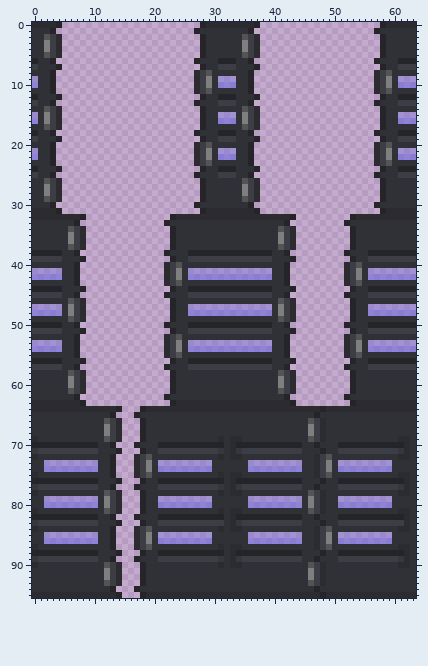
Two versions of one sprite sheet, Resources/Textures/TS/Structures/Doors/Glass/marine-platoon-commander-mech.rsi/closing.png. Above is the file before it was changed.
The file is 64x96 pixels.
Once edited:
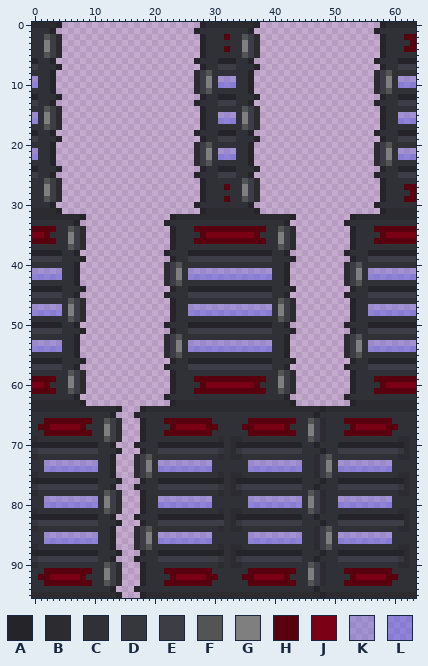
Palette (. is transparent): A #242429  B #2b2b30  C #303037  D #36363d  E #3d3d46  F #545454  G #7f7f7f  H #59000f  J #7a0015  K #6868de5b  L #6868de96
The exact change:
y 2: x 32 C -> H; x 62..63 CC -> HH
y 3: x 63 C -> H
y 4: x 32 C -> H; x 62..63 CC -> HH
y 27: x 32 C -> H; x 62..63 CC -> HH
y 28: x 63 C -> H
y 29: x 32 C -> H; x 62..63 CC -> HH
y 34: x 0..3 CCCC -> HHHH; x 27..38 CCCCCCCCCCCC -> HHHHHHHHHHHH; x 57..63 CCCCCCC -> HHHHHHH
y 35: x 0..2 CCC -> JJH; x 28..37 CCCCCCCCCC -> HJJJJJJJJH; x 58..63 CCCCCC -> HJJJJJ
y 36: x 0..3 CCCC -> HHHH; x 27..38 CCCCCCCCCCCC -> HHHHHHHHHHHH; x 57..63 CCCCCCC -> HHHHHHH
y 59: x 0..3 CCCC -> HHHH; x 27..38 CCCCCCCCCCCC -> HHHHHHHHHHHH; x 57..63 CCCCCCC -> HHHHHHH
y 60: x 0..2 CCC -> JJH; x 28..37 CCCCCCCCCC -> HJJJJJJJJH; x 58..63 CCCCCC -> HJJJJJ
y 61: x 0..3 CCCC -> HHHH; x 27..38 CCCCCCCCCCCC -> HHHHHHHHHHHH; x 57..63 CCCCCCC -> HHHHHHH
y 66: x 2..9 CCCCCCCC -> HHHHHHHH; x 22..29 CCCCCCCC -> HHHHHHHH; x 36..43 CCCCCCCC -> HHHHHHHH; x 52..59 CCCCCCCC -> HHHHHHHH
y 67: x 1..8 CCCCCCCC -> HHJJJJJH; x 23..30 CCCCCCCC -> HJJJJJHH; x 35..42 CCCCCCCC -> HHJJJJJH; x 53..60 CCCCCCCC -> HJJJJJHH
y 68: x 2..9 CCCCCCCC -> HHHHHHHH; x 22..29 CCCCCCCC -> HHHHHHHH; x 36..43 CCCCCCCC -> HHHHHHHH; x 52..59 CCCCCCCC -> HHHHHHHH
y 91: x 2..9 CCCCCCCC -> HHHHHHHH; x 22..29 CCCCCCCC -> HHHHHHHH; x 36..43 CCCCCCCC -> HHHHHHHH; x 52..59 CCCCCCCC -> HHHHHHHH
y 92: x 1..8 CCCCCCCC -> HHJJJJJH; x 23..30 CCCCCCCC -> HJJJJJHH; x 35..42 CCCCCCCC -> HHJJJJJH; x 53..60 CCCCCCCC -> HJJJJJHH
y 93: x 2..9 CCCCCCCC -> HHHHHHHH; x 22..29 CCCCCCCC -> HHHHHHHH; x 36..43 CCCCCCCC -> HHHHHHHH; x 52..59 CCCCCCCC -> HHHHHHHH
